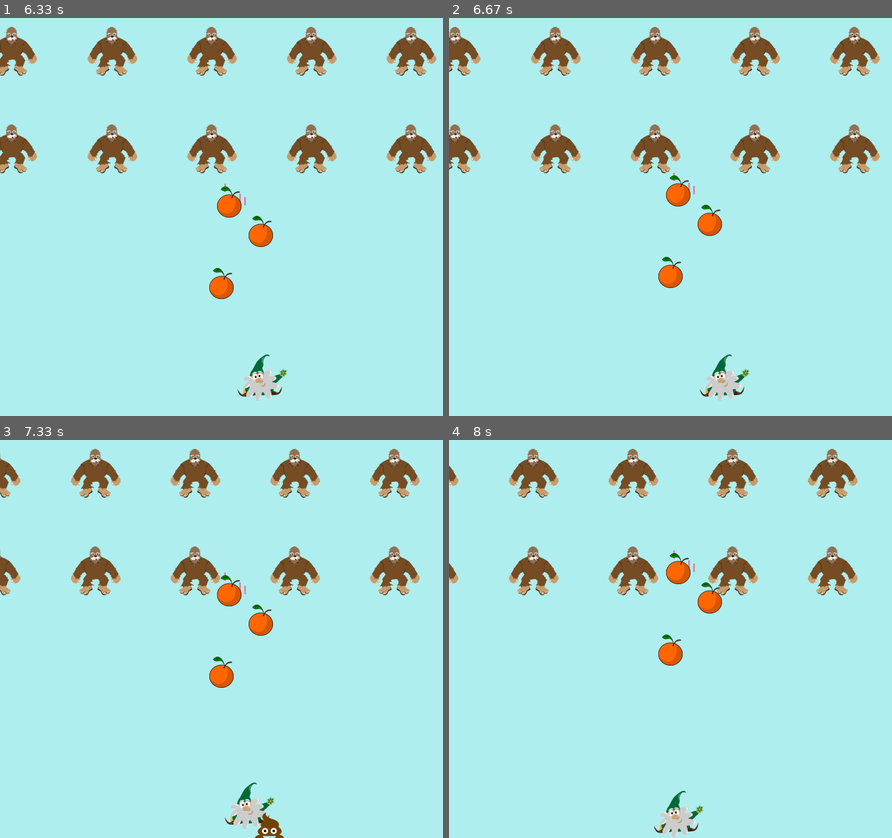
Above: before the commit, frames 1-4 (two rows, left to right).
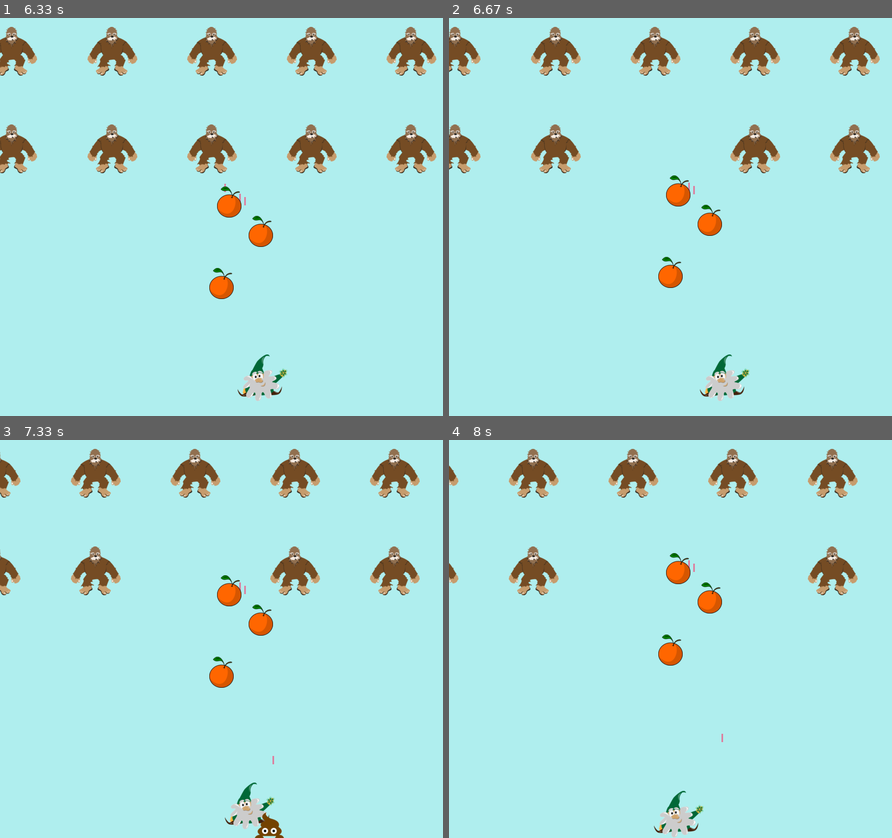
Above: after the commit, the same moments.

Repository: Russell-Shean/python_aliens
Game: pygame game, started from alien_invasion.py
Same seed, same stepped clock (60 frames per second), same inputs: the game is played once before the commit and once after it.
Inputs:
- Up to frame 1 (6.33 s): tap D at 0.33, 1.32, 2.72, 3.88, 5.45 s; hold Right 0.67-1.13 s; tap Space at 0.73, 1.03, 1.23, 1.57, 1.87, 2.07, 2.37, 2.63, 2.97, 3.27, 3.4, 3.8, 4.1, 4.47, 4.87, 5.17, 5.37, 5.67, 5.87, 6.2 s; tap F at 0.82, 2.15, 3.48, 4.95, 6.28 s; hold Up 1.17-1.47 s; hold Right 1.5-1.97 s; hold Left 2-2.53 s; hold Down 2.57-2.87 s; hold Left 2.9-3.3 s; hold Up 3.33-3.7 s; hold Right 3.73-4.37 s; hold Down 4.4-4.77 s; hold Left 4.8-5.27 s; hold Right 5.3-5.77 s; hold Up 5.8-6.1 s; hold Right from 6.13 s (still down)
- Up to frame 2 (6.67 s): tap Space at 6.5 s; release Right at 6.6 s; hold Left from 6.63 s (still down)
- Up to frame 3 (7.33 s): tap Space at 6.7, 7, 7.27 s; tap D at 6.78 s; release Left at 7.17 s; hold Down from 7.2 s (still down)
- Up to frame 4 (8 s): release Down at 7.5 s; hold Left 7.53-7.93 s; tap Space at 7.6, 7.9 s; tap F at 7.68 s; hold Up from 7.97 s (still down)

Frame 1 is identical in both runs. In frame 2, 0.7% of the frame differs, in the area x 41-53%, y 26-41%; in frame 3, 0.7%; in frame 4, 1.5%, in the area x 36-70%, y 26-76%.

Commit message:
projectiles now make ships disappear

Diff:
--- a/alien_invasion.py
+++ b/alien_invasion.py
@@ -216,6 +216,17 @@
 				self.poops.remove(poop)
 
 
+		# check to see if any projectiles have hit aliens and if so remove the aliens
+		collisions_bullets = pygame.sprite.groupcollide(
+			self.bullets, self.bigfeets, True, True)
+
+		collisions_oranges = pygame.sprite.groupcollide(
+			self.oranges, self.bigfeets, False, True)
+
+
+		collisions_poops = pygame.sprite.groupcollide(
+			self.poops, self.bigfeets, False, True)
+
 
 	def _update_bigfeets(self):
 
